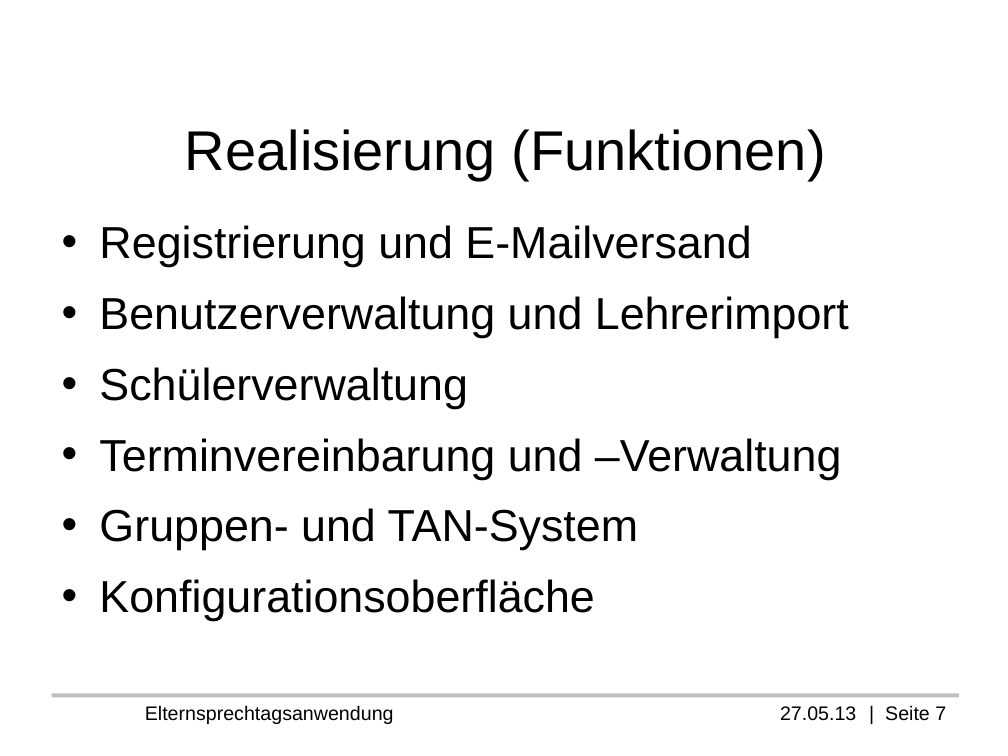
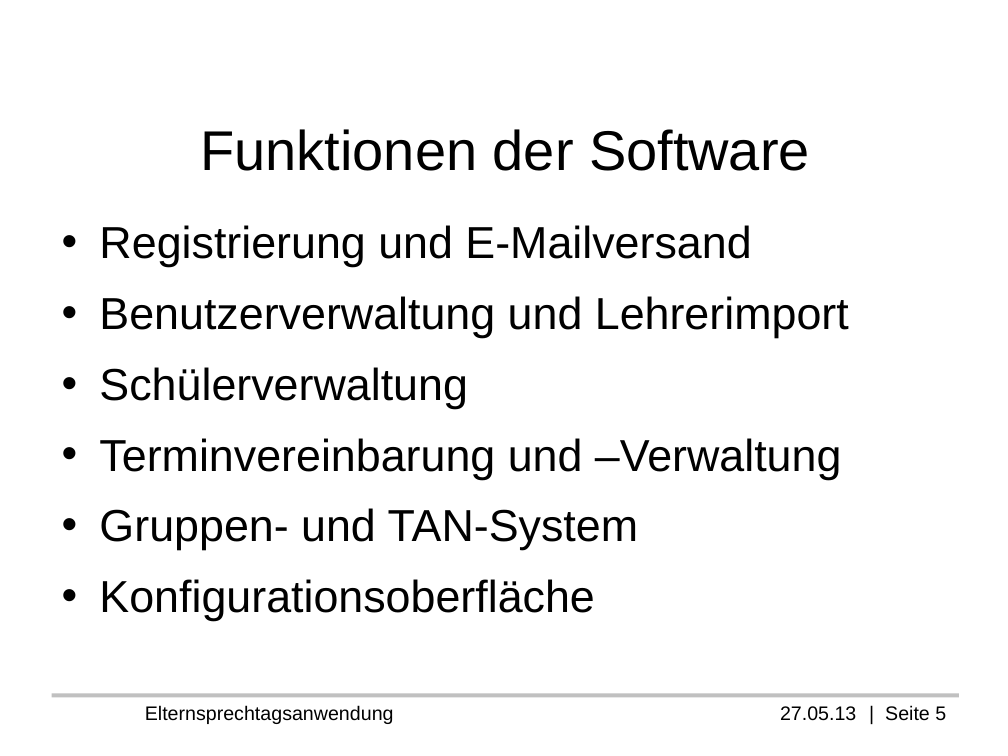
Before and after one commit to Professi/esta, a slide deck: slide 5 of docs/Praesentation/Elternsprechtagsanwendung(ESTA).odp (slide 7 before the commit). Drawn at 1008x756 pixels with LibreOffice and Linux fonts; fonts in the diff are those of the drawing; background and template pictures are left out. Boxes give left, top, right and bottom in pixels: in the first picture for what was removed or moved away, otherwise in the second. Text is boxed around its words. In the diff, an @@ line names an element or a change of style, - is before the commit and + after.

```diff
--- a/docs/Praesentation/Elternsprechtagsanwendung(ESTA).odp
+++ b/docs/Praesentation/Elternsprechtagsanwendung(ESTA).odp
@@ title at [200,129,810,171]: text changed @@
-Realisierung (Funktionen)
+Funktionen der Software
@@ text at [145,705,946,724]: text changed @@
-Elternsprechtagsanwendung 27.05.13 | Seite 7
+Elternsprechtagsanwendung 27.05.13 | Seite 5
```
Also in this commit, not shown: 1 other slide changed, 3 slides added, 7 other files.
